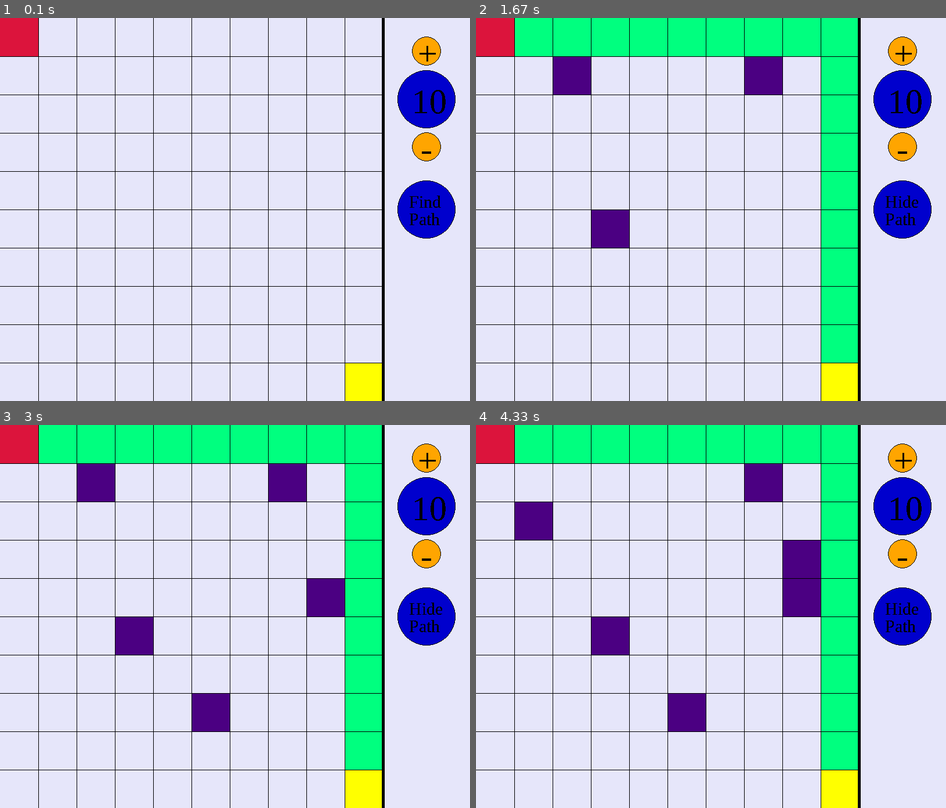
Above: before the commit, frames 1-4 (two rows, left to right).
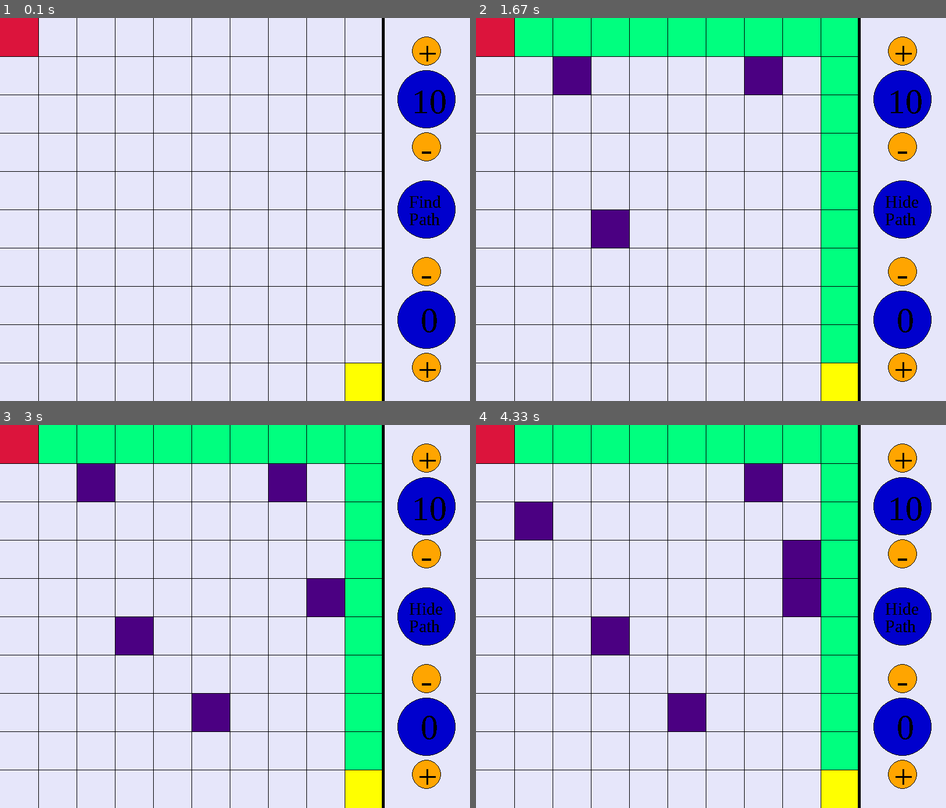
Above: after the commit, the same moments.

Repository: Arpo-Two/Pathfinding-Algorithm-pygame
Game: pygame game, started from Pathfinding.py
The game is run twice, just before and just after one commit, with the same random seed, the same clock (stepped at 60 frames per second) and the same inputs.
Inputs (mouse positions are in pixels of both pictures, inside the frame that each line leads up to):
- Up to frame 1 (0.1 s): no input
- Up to frame 2 (1.67 s): click "Find" at 0.38 s; click (598, 213) at 0.72 s; click (781, 75) at 1.05 s; click (588, 67) at 1.42 s
- Up to frame 3 (3 s): click (211, 716) at 1.92 s; click (329, 585) at 2.72 s
- Up to frame 4 (4.33 s): click (532, 532) at 3.08 s; click (809, 547) at 3.65 s; click (570, 490) at 3.98 s

The runs differ from the first frame. In frame 1, 2.2% of the frame differs, in the area x 84-97%, y 62-95%; in frame 2, 2.2%; in frame 3, 2.2%; in frame 4, 2.2%.

Commit message:
Added wall-breaking
Smoothed the code in some parts and added a wall-breaking feature, in which  the finder can break n walls in its pathfinding

Diff:
--- a/Pathfinding.py
+++ b/Pathfinding.py
@@ -17,6 +17,7 @@
 finder_color = (220, 20, 60)
 end_color = (255, 255, 0)
 path_color = (0, 255, 127)
+over_block_color = (60, 179, 113)
 menu_color = (0, 0, 205)
 menu_color2 = (255, 165, 0)
 
@@ -25,6 +26,7 @@
 lock_find = False
 lock_end = False
 show_path = False
+wall_breaks = 0
 
 
 def distance(object1, object2):
@@ -73,65 +75,74 @@
     pygame.draw.circle(win, black, (talt + 75, 3 * talt // 8 - 25), 25, 1)
     win.blit(big.render('-', False, black), (talt + 75 - 10, 3 * talt // 8 - 55))
 
+    pygame.draw.circle(win, menu_color, (talt + 75, 3 * talt // 4 + 25), 50)
+    pygame.draw.circle(win, black, (talt + 75, 3 * talt // 4 + 25), 50, 1)
+    win.blit(big.render(str(wall_breaks), False, black), (talt + 75 - 10, 3 * talt // 4 - 8))
+
+    pygame.draw.circle(win, menu_color2, (talt + 75, 7 * talt // 8 + 25), 25)
+    pygame.draw.circle(win, black, (talt + 75, 7 * talt // 8 + 25), 25, 1)
+    win.blit(big.render('+', False, black), (talt + 75 - 15, 7 * talt // 8 - 5))
+
+    pygame.draw.circle(win, menu_color2, (talt + 75, 5 * talt // 8 + 25), 25)
+    pygame.draw.circle(win, black, (talt + 75, 5 * talt // 8 + 25), 25, 1)
+    win.blit(big.render('-', False, black), (talt + 75 - 10, 5 * talt // 8 - 5))
+
 
 def pathfind(start, end):
-    queue = [[start[0], start[1], 0]]
+    queue = [[[start[0], start[1], 0, wall_breaks]]]
+    tries = 0
     while True:
+        if tries > grid_size ** 2:
+            return []
+        tries += 1
         for q in queue:
-            if q[0] == end[0] and q[1] == end[1]:
-                return queue
+            if q[-1][0] == end[0] and q[-1][1] == end[1]:
+                return q
             to_remove = []
-            adj = [[q[0] + 1, q[1], q[2] + 1],
-                   [q[0] - 1, q[1], q[2] + 1],
-                   [q[0], q[1] - 1, q[2] + 1],
-                   [q[0], q[1] + 1, q[2] + 1]]
+            adj = [[q[-1][0] + 1, q[-1][1], q[-1][2] + 1, q[-1][3]],
+                   [q[-1][0] - 1, q[-1][1], q[-1][2] + 1, q[-1][3]],
+                   [q[-1][0], q[-1][1] - 1, q[-1][2] + 1, q[-1][3]],
+                   [q[-1][0], q[-1][1] + 1, q[-1][2] + 1, q[-1][3]]]
             for a in adj:
                 if a[0] < 0 or a[1] < 0 or a[0] >= grid_size or a[1] >= grid_size:
                     to_remove.append(a)
                 elif [a[0], a[1]] in blocks:
-                    to_remove.append(a)
+                    if a[3] > 0:
+                        a[3] -= 1
+                    else:
+                        to_remove.append(a)
                 for qi in queue:
-                    if qi[0] == a[0] and qi[1] == a[1] and qi[2] <= a[2]:
-                        to_remove.append(a)
+                    if qi[-1][0] == a[0] and qi[-1][1] == a[1] and qi[-1][2] <= a[2]:
+                        if qi[-1][3] >= a[3]:
+                            to_remove.append(a)
+                        else:
+                            queue = [x for x in queue if not x[-1] == qi[-1]]
             for t in to_remove:
                 if t in adj:
                     adj.remove(t)
             for a in adj:
-                queue.append(a)
-
-
-def filter_path(path):
-    filtered = []
-    for p in path:
-        if p[0] == key[1][0] and p[1] == key[1][1]:
-            filtered = [p]
-    while len(filtered) < filtered[0][2]:
-        candidates = []
-        for p in path:
-            if (p[0] == filtered[-1][0] and (p[1] == filtered[-1][1] - 1 or p[1] == filtered[-1][1] + 1)) or\
-             (p[1] == filtered[-1][1] and (p[0] == filtered[-1][0] - 1 or p[0] == filtered[-1][0] + 1)):
-                candidates.append(p)
-        choosen = candidates[0]
-        for candidate in candidates:
-            if candidate[2] < choosen[2] and [candidate[0][1]] not in blocks:
-                choosen = candidate
-        filtered.append(choosen)
-    return filtered
+                inter = q.copy()
+                inter.append(a)
+                queue.append(inter)
 
 
 def draw_path(filtered_path):
     for tile in filtered_path:
-        pygame.draw.rect(win, path_color, (tile[0] * talt / grid_size, tile[1] * talt / grid_size,
+        cor = path_color
+        for block in blocks:
+            if block[0] == tile[0] and block[1] == tile[1]:
+                cor = over_block_color
+        pygame.draw.rect(win, cor, (tile[0] * talt / grid_size, tile[1] * talt / grid_size,
                                            (talt / grid_size), (talt / grid_size)))
 
 
 run = True
 while run:
     win.fill(bg)
+    draw_blocks()
     if show_path:
-        draw_path(filter_path(pathfind(key[0], key[1])))
+        draw_path(pathfind(key[0], key[1]))
     draw_keys()
-    draw_blocks()
     draw_menu()
     draw_grid()
     for event in pygame.event.get():
@@ -157,9 +168,14 @@
                             block[0] = grid_size - 1
                         if block[1] == grid_size:
                             block[1] = grid_size - 1
-                        if blocks.count(block) > 1 or (block[0] == key[0][0] and block[1] == key[0][1]) or\
+                        if blocks.count(block) > 1 or (block[0] == key[0][0] and block[1] == key[0][1]) or \
                                 (block[0] == key[1][0] and block[1] == key[1][1]):
                             blocks = [x for x in blocks if not x == block]
+            elif distance(pygame.mouse.get_pos(), (talt + 75, 7 * talt // 8 + 25)) < 25 and not show_path:
+                wall_breaks += 1
+            elif distance(pygame.mouse.get_pos(), (talt + 75, 5 * talt // 8 + 25)) < 25 and not show_path:
+                if wall_breaks > 0:
+                    wall_breaks -= 1
 
             if pygame.mouse.get_pos()[0] < talt:
                 if pygame.mouse.get_pos()[0] // (talt / grid_size) == key[0][0] and\
